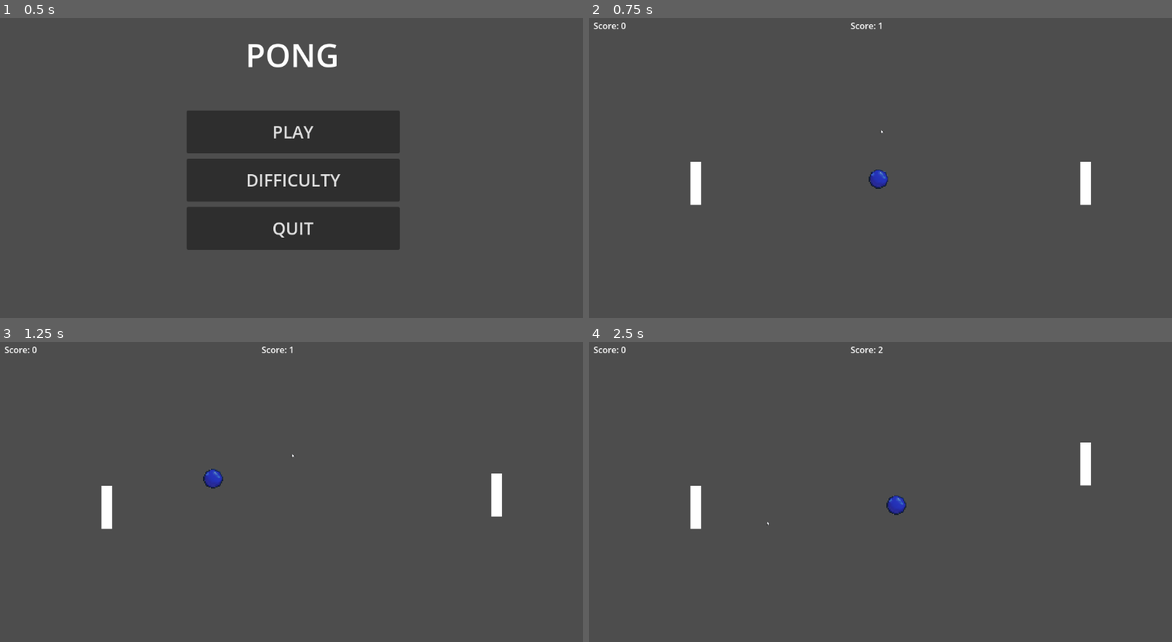
Above: before the commit, frames 1-4 (two rows, left to right).
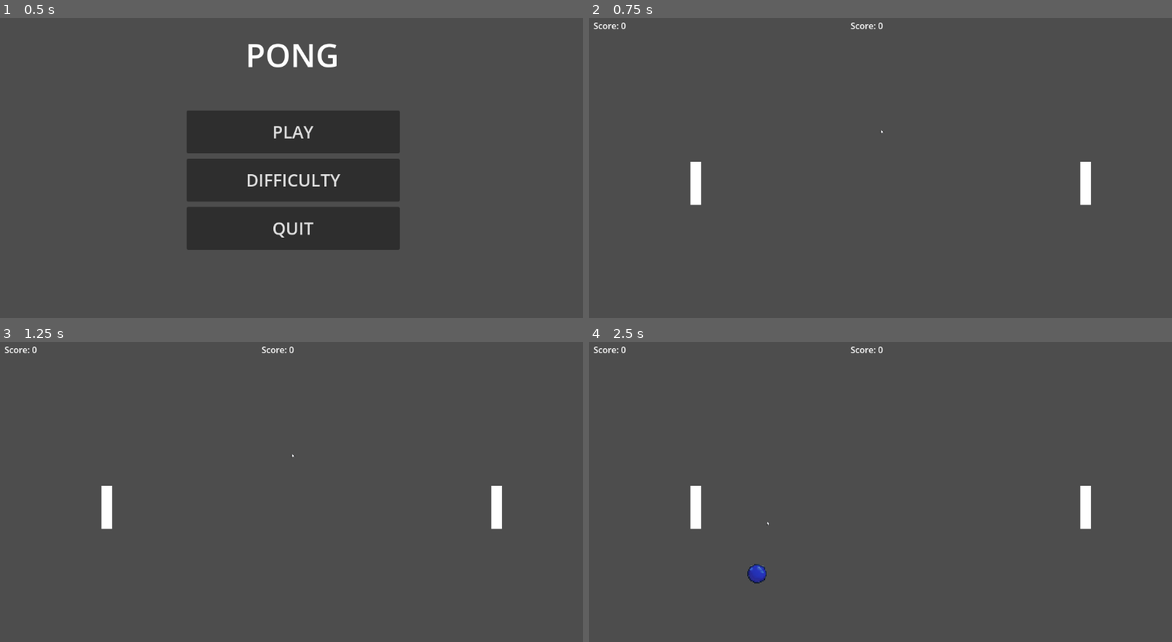
Above: after the commit, the same moments.

Repository: zallec/Internship-Project-1
Game: Godot game, scene res://scenes/main_menu.tscn
The game is run twice, just before and just after one commit, with the same random seed, the same clock (stepped at 60 frames per second) and the same inputs.
Inputs (mouse positions are in pixels of both pictures, inside the frame that each line leads up to):
- Up to frame 1 (0.5 s): no input
- Up to frame 2 (0.75 s): click "PLAY" at 0.5 s
- Up to frame 3 (1.25 s): no input
- Up to frame 4 (2.5 s): move the mouse to (1026, 489) at 1.27 s; move the mouse to (769, 525) at 2.02 s; hold W (move_down) from 2.03 s (still down)

Frame 1 is identical in both runs. In frame 2, 0.2% of the frame differs, in the area x 47-52%, y 1-57%; in frame 3, 0.3%; in frame 4, 0.9%, in the area x 27-87%, y 1-81%.

Commit message:
Changed ball sprite, improved ball size & physics. Added main menu with play & quit options.

Diff:
--- a/scenes/main.tscn
+++ b/scenes/main.tscn
@@ -42,6 +42,7 @@
 func _on_start_delay_timeout() -> void:
 	$PlayerWall.start()
 	$EnemyWall.start()
+	#spawn_ball()
 
 
 func spawn_ball() -> void:
@@ -119,8 +120,11 @@
 [node name="Cursor" parent="." unique_id=217732197 instance=ExtResource("1_0wfyh")]
 
 [node name="StartDelay" type="Timer" parent="." unique_id=597731998]
+wait_time = 3.0
 one_shot = true
-autostart = true
+
+[node name="Ball" parent="." unique_id=1366729709 instance=ExtResource("3_sugp2")]
+position = Vector2(-119, -39)
 
 [node name="PlayerWall" parent="." unique_id=492150251 instance=ExtResource("2_sugp2")]
 position = Vector2(217, 322)
@@ -168,9 +172,6 @@
 follow_viewport_scale = 186.185
 position = Vector2(500, 20)
 
-[node name="Ball" parent="." unique_id=1366729709 instance=ExtResource("3_sugp2")]
-position = Vector2(-119, -39)
-
 [connection signal="timeout" from="StartDelay" to="." method="_on_start_delay_timeout"]
 [connection signal="body_entered" from="Goal_Left" to="." method="_on_goal_left_body_entered"]
 [connection signal="body_entered" from="Goal_Right" to="." method="_on_goal_right_body_entered"]
--- a/scenes/scripts/ball.gd
+++ b/scenes/scripts/ball.gd
@@ -6,7 +6,10 @@
 
 # Called when the node enters the scene tree for the first time.
 func _ready() -> void:
-	pass
+	set_physics_process(false)
+	await get_tree().create_timer(1.0).timeout
+	_start()
+	set_physics_process(true)
 
 
 # Called every frame. 'delta' is the elapsed time since the previous frame.
--- a/scenes/scripts/enemyWall.gd
+++ b/scenes/scripts/enemyWall.gd
@@ -1,7 +1,6 @@
 extends CharacterBody2D
 
-# !!! Needs movement clamped between top and bottom of screen
-@export var speed: float = 400 #export allows editing this variable from the inspector
+@export var speed: float = 400
 var screen_height: float
 var ball: Node2D = null
 
@@ -18,7 +17,7 @@
 func _physics_process(_delta: float) -> void:
 	if ball == null:
 		return
-	if ball.position.y > position.y + 10:  # Dead zone prevents jittering
+	if ball.position.y > position.y + 10:
 		velocity.y = speed
 	elif ball.position.y < position.y - 10:
 		velocity.y = -speed
--- a/scenes/scripts/playerWall.gd
+++ b/scenes/scripts/playerWall.gd
@@ -1,7 +1,7 @@
 extends CharacterBody2D
 
-# !!! Needs movement clamped between top and bottom of screen
-@export var speed: float = 400 #export allows editing this variable from the inspector
+
+@export var speed: float = 400
 var screen_height: float
 
 # Called when the node enters the scene tree for the first time.
@@ -15,7 +15,7 @@
 
 # Called every frame. 'delta' is the elapsed time since the previous frame.
 func _physics_process(delta: float) -> void:
-	velocity = Vector2.ZERO # The player's movement vector.
+	velocity = Vector2.ZERO
 	if Input.is_action_pressed("move_down"):
 		velocity.y += 1
 	if Input.is_action_pressed("move_up"):
